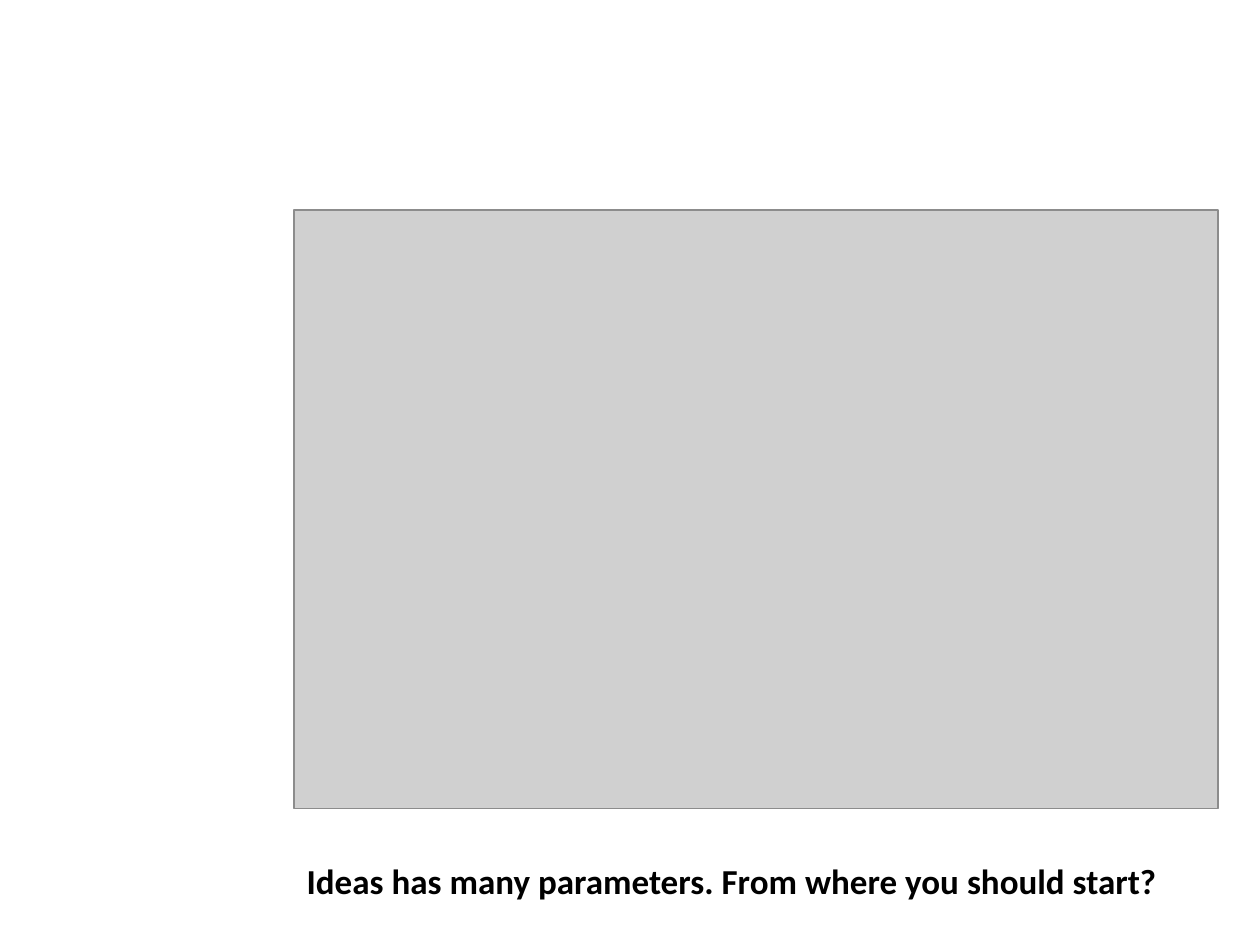
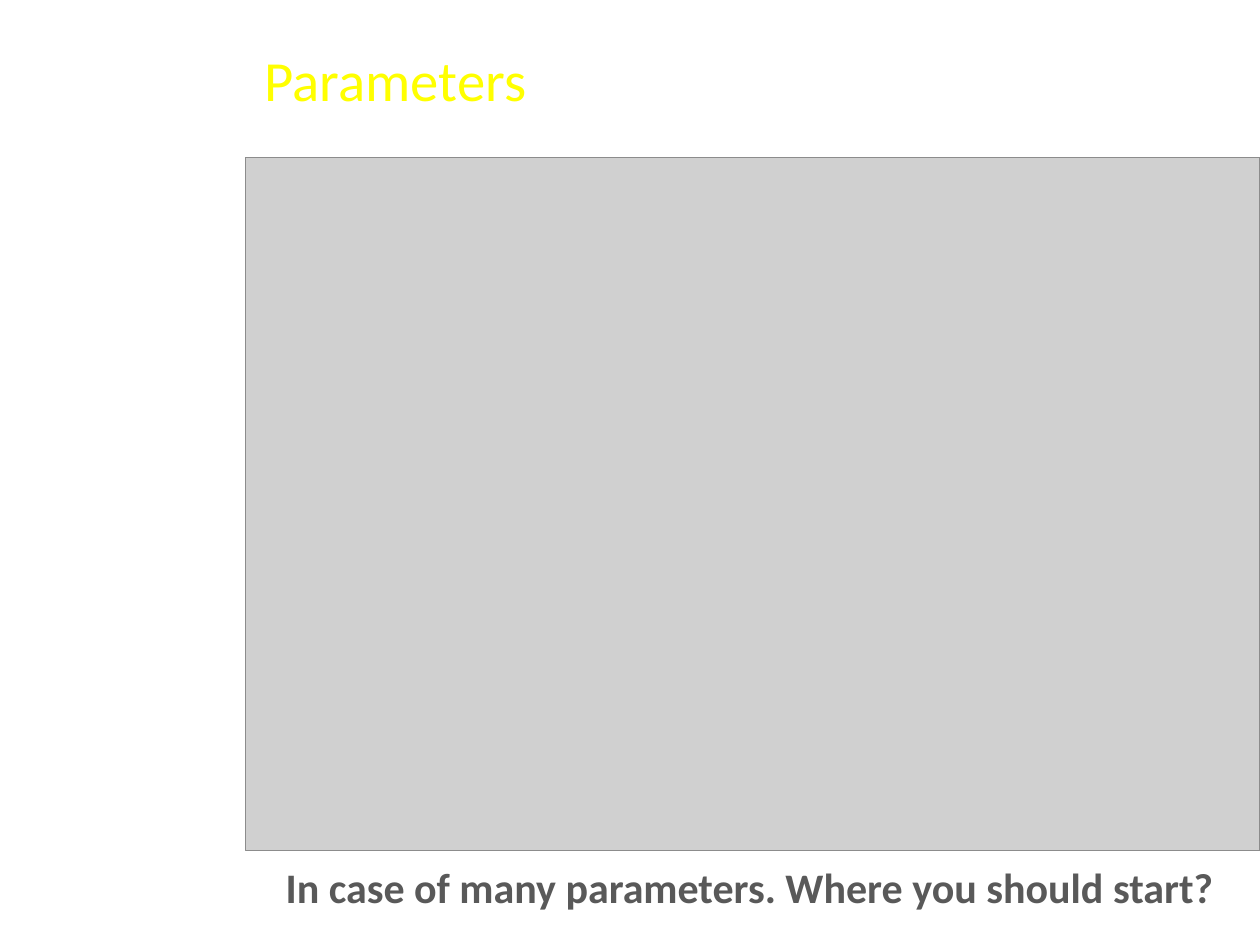
Before and after one commit to FeedMapping/Schema, a slide deck: slide 9 of slide/ppt/Mapping-Ideas.pptx (slide 7 before the commit). Drawn at 1260x945 pixels with LibreOffice and Linux fonts; fonts in the diff are those of the drawing; grey boxes stand for pictures; background and template pictures are left out. Boxes give left, top, right and bottom in pixels: in the first picture for what was removed or moved away, otherwise in the second. Text is boxed around its words. In the diff, an @@ line names an element or a change of style, - is before the commit and + after.

```diff
--- a/slide/ppt/Mapping-Ideas.pptx
+++ b/slide/ppt/Mapping-Ideas.pptx
@@ text added at (x1=265, y1=64, x2=527, y2=102), 32.4 pt, text #FFFF00 @@
+Parameters
@@ picture resized from (x1=294, y1=210, x2=1217, y2=809) to (x1=246, y1=158, x2=1260, y2=850) @@
@@ title at (x1=286, y1=873, x2=1213, y2=910): text changed; size 20 to 24 pt; text colour #000000 to #595959 @@
-Ideas has many parameters. From where you should start?
+In case of many parameters. Where you should start?
```
Also in this commit, not shown: 10 other slides changed, 10 slides added, 12 slides removed.
